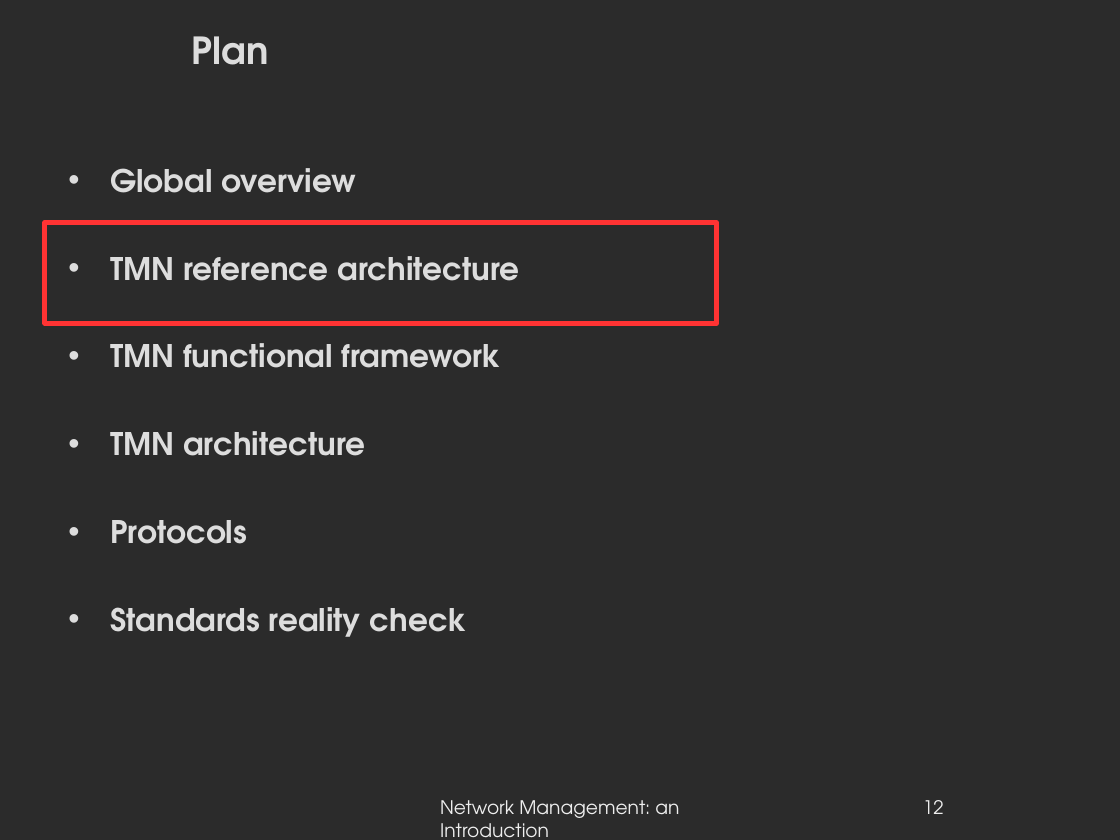
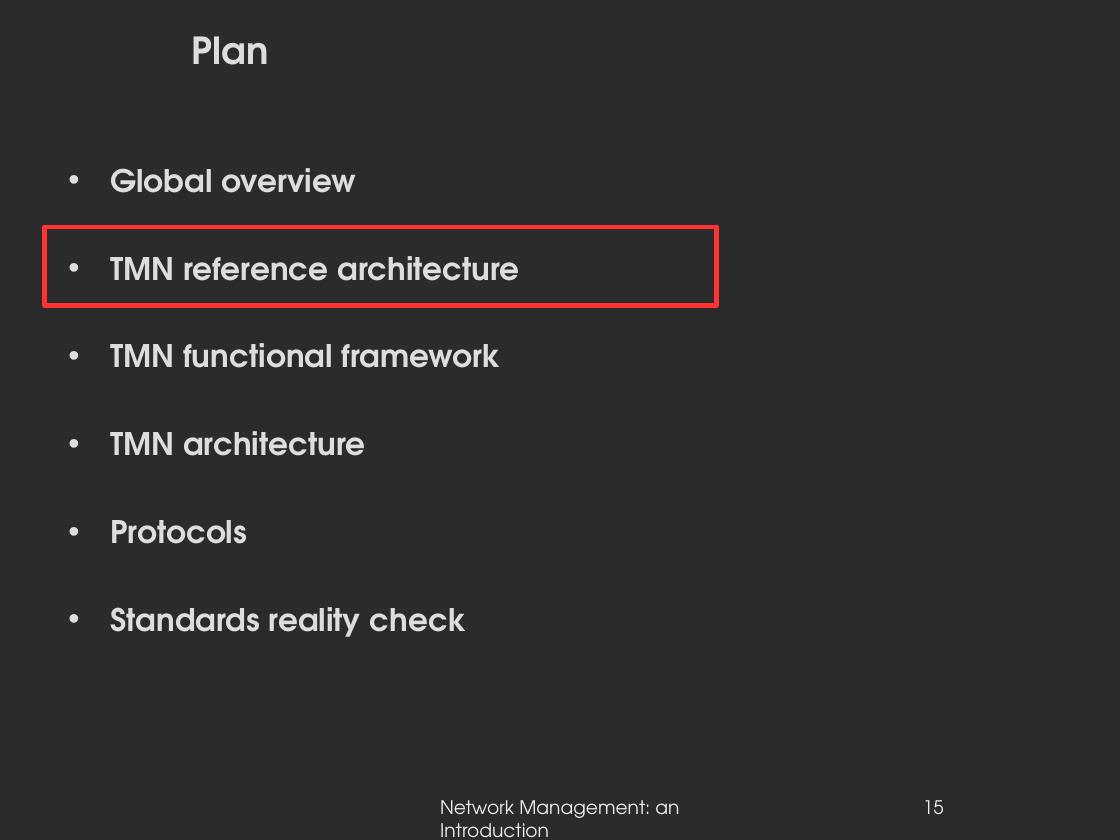
Before and after one commit to danielausparis/globals-3.00, a slide deck: slide 15 of globals-v3.00.odp (slide 12 before the commit). Drawn at 1120x840 pixels with LibreOffice and Linux fonts; fonts in the diff are those of the drawing; background and template pictures are left out; a plain dark background stands for a picture behind light text. Boxes give left, top, right and bottom in pixels: in the first picture for what was removed or moved away, otherwise in the second. Text is boxed around its words. In the diff, an @@ line names an element or a change of style, - is before the commit and + after.

```diff
--- a/globals-v3.00.odp
+++ b/globals-v3.00.odp
@@ rectangle: place and size @@
-rectangle at (45, 223, 717, 324)
+rectangle at (45, 227, 717, 306)
@@ page number at (923, 800, 944, 814): text changed @@
-12
+15
```
Also in this commit, not shown: 3 other slides changed, 43 slides added.
